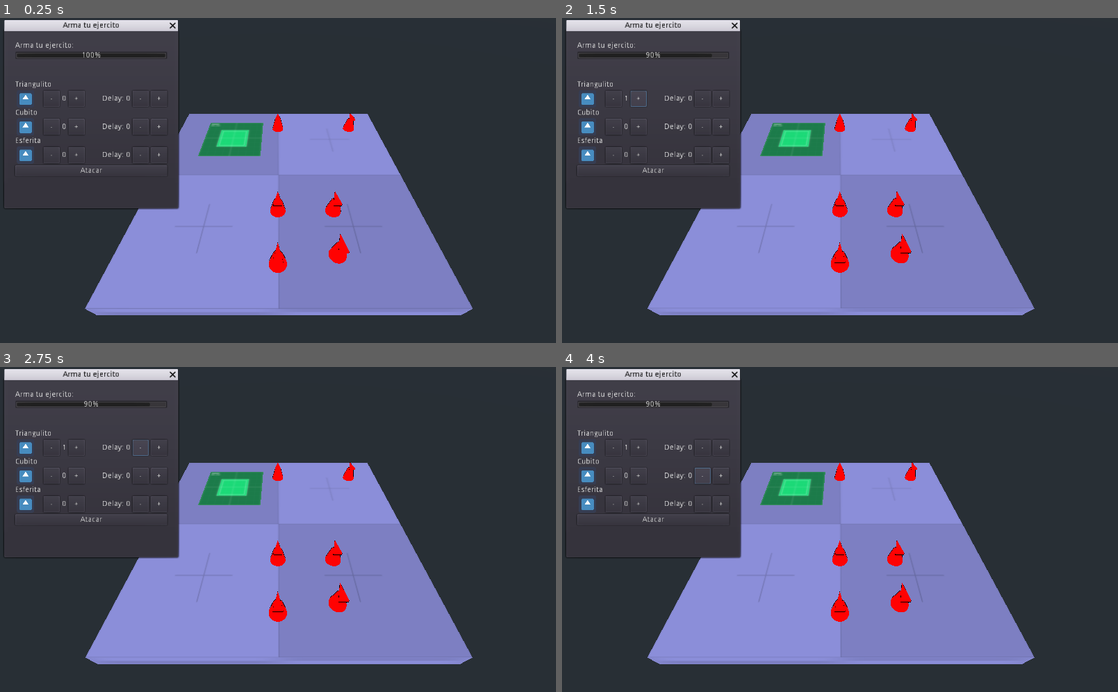
Above: before the commit, frames 1-4 (two rows, left to right).
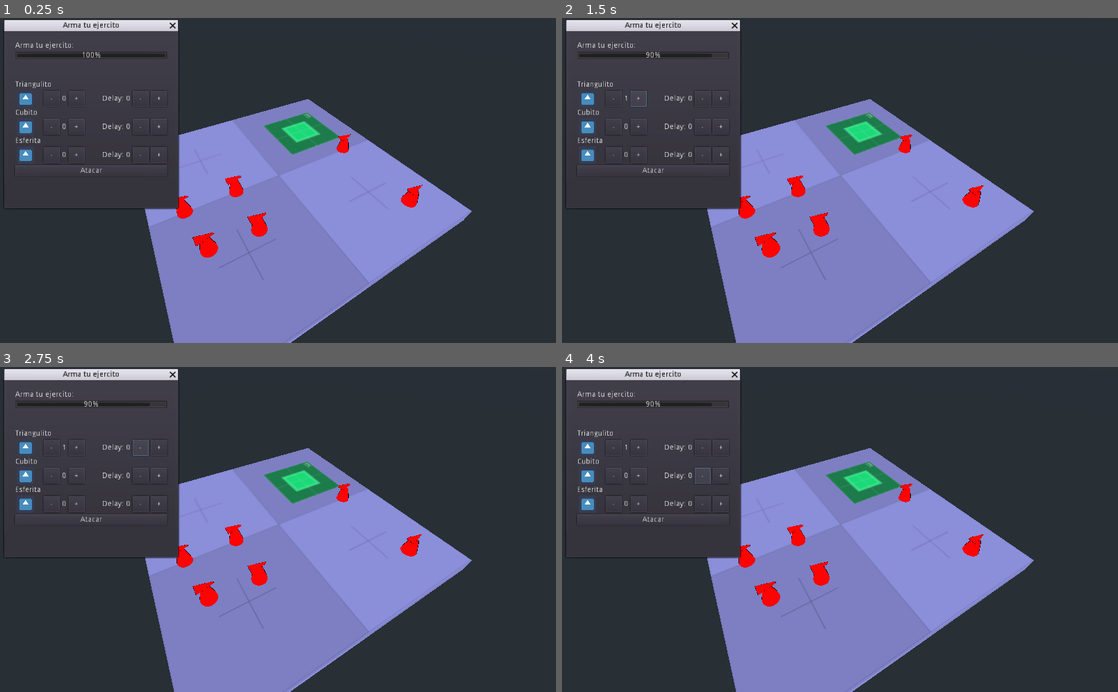
Above: after the commit, the same moments.

Repository: andresTapari/bug_rush
Game: Godot game, scene res://lvls/dev_lvl_combat.tscn
Same seed, same stepped clock (60 frames per second), same inputs: the game is played once before the commit and once after it. The engine's default icon, where the game draws it, is replaced by a stand-in: a white triangle on a blue panel in a dark square.
Inputs:
- Up to frame 1 (0.25 s): no input
- Up to frame 2 (1.5 s): click "-" at 0.5 s; click "+" at 1.25 s
- Up to frame 3 (2.75 s): click "-" at 2 s
- Up to frame 4 (4 s): click "+" at 2.75 s; click "-" at 3.5 s

The runs differ from the first frame. In frame 1, 14% of the frame differs, in the area x 15-85%, y 25-100%; in frame 2, 14%; in frame 3, 14%; in frame 4, 14%.

Commit message:
Actualizar dev_lvl_combat.tscn

Diff:
--- a/prototype_tapa/lvls/dev_lvl_combat.tscn
+++ b/prototype_tapa/lvls/dev_lvl_combat.tscn
@@ -49,6 +49,7 @@
 transform = Transform( 1, 0, 0, 0, 1, 0, 0, 0, 1, -0.0158005, 1, -12.411 )
 
 [node name="Camera_gimbal" parent="." instance=ExtResource( 5 )]
+transform = Transform( 0.5, 0, 0.866025, 0, 1, 0, -0.866025, 0, 0.5, 0, 0, 0 )
 zoom_speed = 0.35
 zoom = 7.0
 
